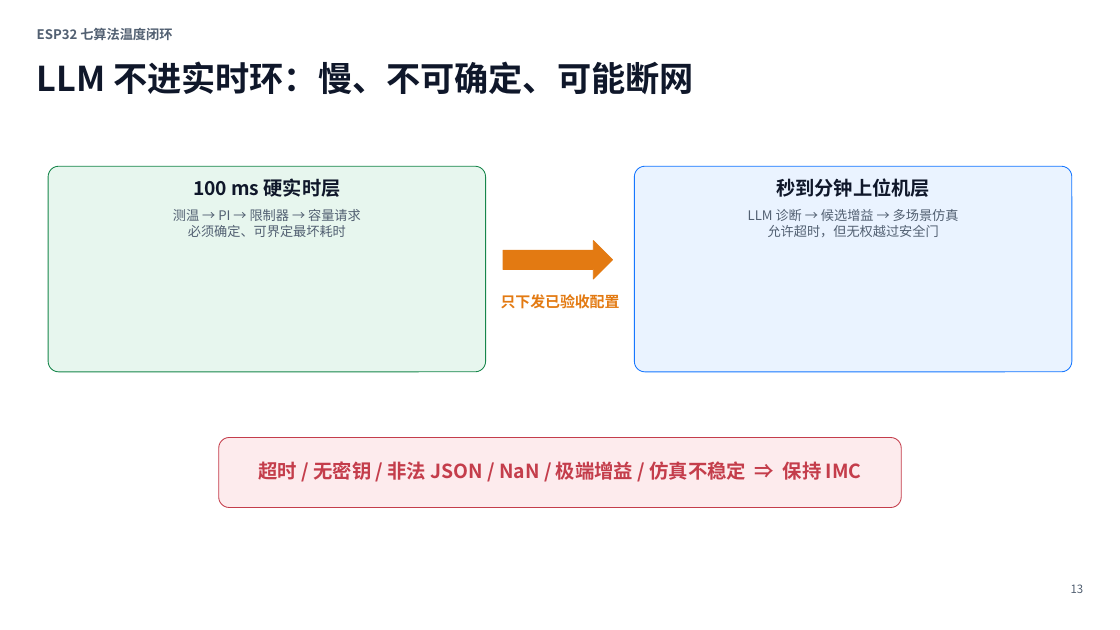
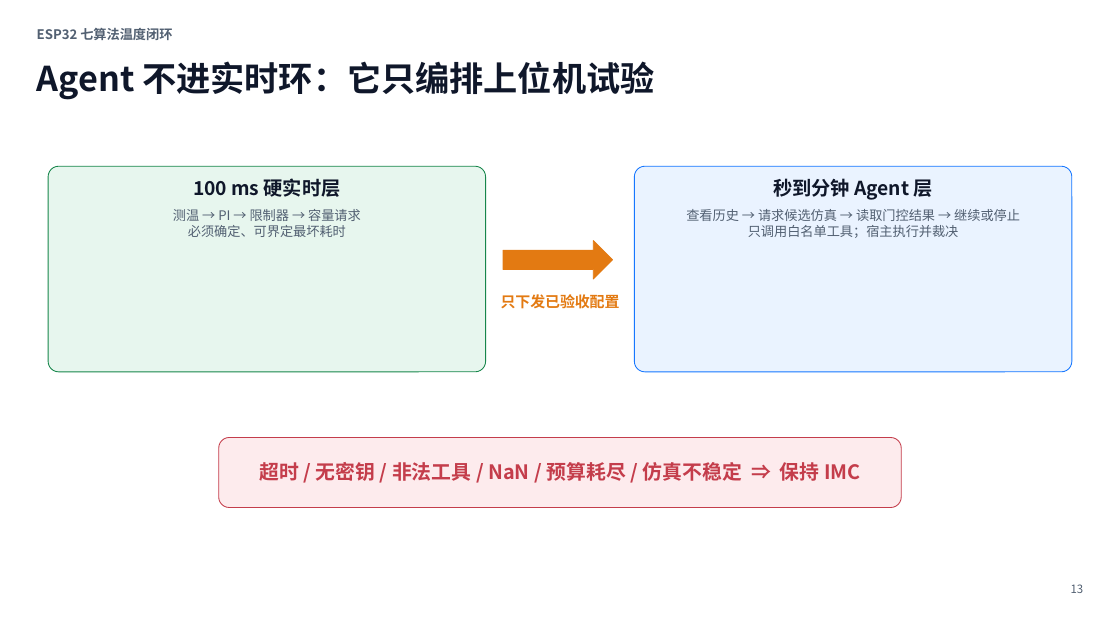
Before and after one commit to HlinForest/hvac-ai-pid-demo, a slide deck: slide 13 of outputs_embedded_demo/ESP32_七算法温度闭环_零基础教学.pptx. Drawn at 1120x630 pixels with LibreOffice and Linux fonts; fonts in the diff are those of the drawing. Boxes give left, top, right and bottom in pixels: in the first picture for what was removed or moved away, otherwise in the second. Text is boxed around its words. In the diff, an @@ line names an element or a change of style, - is before the commit and + after.

Commit message:
feat: add tool-using LLM agent auto-tuner

```diff
--- a/outputs_embedded_demo/ESP32_七算法温度闭环_零基础教学.pptx
+++ b/outputs_embedded_demo/ESP32_七算法温度闭环_零基础教学.pptx
@@ text at (37,61,654,100): text changed @@
-LLM 不进实时环：慢、不可确定、可能断网
+Agent 不进实时环：它只编排上位机试验
@@ text at (773,178,933,200): text changed @@
-秒到分钟上位机层
+秒到分钟 Agent 层
@@ text at (686,209,1020,238): text changed @@
-LLM 诊断 → 候选增益 → 多场景仿真
-允许超时，但无权越过安全门
+查看历史 → 请求候选仿真 → 读取门控结果 → 继续或停止
+只调用白名单工具；宿主执行并裁决
@@ text at (259,462,861,481): text changed; size 16.6 to 17 pt @@
-超时 / 无密钥 / 非法 JSON / NaN / 极端增益 / 仿真不稳定 ⇒ 保持 IMC
+超时 / 无密钥 / 非法工具 / NaN / 预算耗尽 / 仿真不稳定 ⇒ 保持 IMC
```
Also in this commit, not shown: 19 other slides changed, 24 other files.
